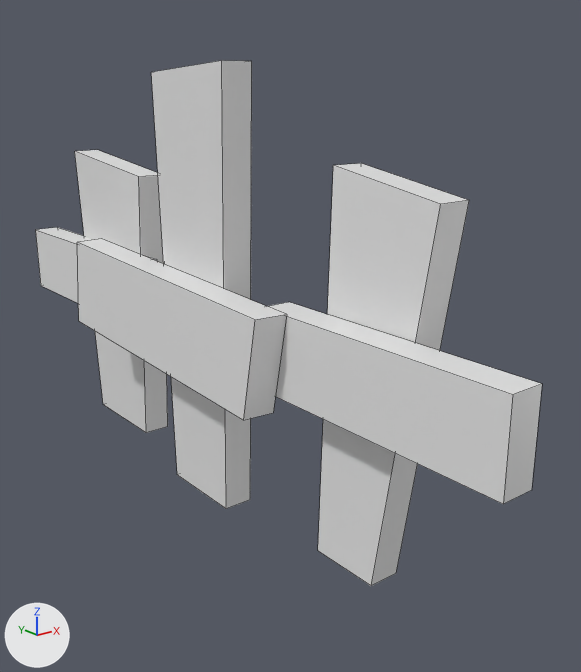
A saved change to the OBJ model Assets/Models/Fences/Wood Fence/Fence 1m Segment.obj.
Camera for both pictures: a camera (50 mm lens) standing at (-0.545, -0.866, 0.542) and looking at (0.078, -0.087, 0.23). The lights are fixed; the arrows at lower left show +X, +Y and +Z. The older version comes first. Mesh edges are drawn as thin lines. Where no turn or scale is listed for an object, it has been applied to the vertices.

The first picture shows 'Plancha', 'Plancha.001', 'Plancha.002', 'Transversal', 'Transversal.001', 'Transversal.002'.
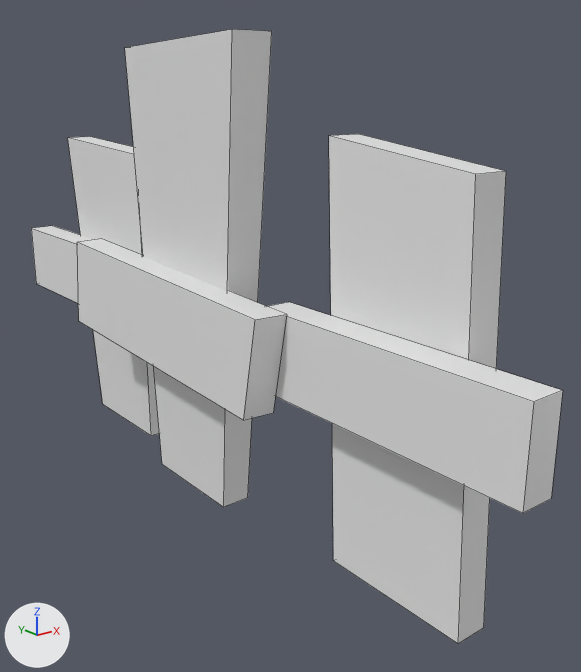
Boxes [x1, y1, x2, y2] around the edits, measured in the pictures (581 x 672 px):
'Plancha.001', reshaped (17% wider, 21% taller): before [318, 163, 469, 586]; after [329, 134, 506, 644]
'Plancha', reshaped (45% wider, 6% taller): before [151, 60, 252, 509]; after [125, 29, 272, 507]
'Transversal', rescaled (8% wider): before [267, 302, 542, 504]; after [267, 302, 563, 513]
'Plancha.002', reshaped: before [75, 150, 168, 433]; after [68, 137, 159, 436]

The change, as a diff of the scene's bpy script:
```diff
--- a/Assets/Models/Fences/Wood Fence/Fence 1m Segment.obj.py
+++ b/Assets/Models/Fences/Wood Fence/Fence 1m Segment.obj.py
@@ me_plancha @@
-me_plancha.from_pydata(...)  # 8 vertices, 6 faces; spans x -0.026..0.028, y -0.098..0.063, z 0.0..0.566
-me_plancha.vertices[0].co = (0.028, -0.063, 0.0)  # pixel (250, 499)
-me_plancha.vertices[1].co = (0.014, -0.098, 0.566)  # pixel (251, 61)
-me_plancha.vertices[2].co = (-0.012, -0.063, 0.0)  # pixel (226, 508)
-me_plancha.vertices[3].co = (-0.026, -0.098, 0.566)  # pixel (221, 60)
-me_plancha.vertices[4].co = (0.028, 0.063, 0.0)
-me_plancha.vertices[5].co = (0.014, 0.057, 0.556)
-me_plancha.vertices[6].co = (-0.012, 0.063, 0.0)  # pixel (177, 474)
-me_plancha.vertices[7].co = (-0.026, 0.057, 0.556)  # pixel (151, 72)
+me_plancha.from_pydata(...)  # 8 vertices, 6 faces; spans x -0.032..0.028, y -0.128..0.111, z 0.0..0.596
+# me_plancha part 1
+me_plancha.vertices[0].co = (0.028, -0.057, 0.0)  # pixel (247, 497)
+me_plancha.vertices[1].co = (0.02, -0.128, 0.596)  # pixel (271, 31)
+me_plancha.vertices[2].co = (-0.012, -0.057, 0.0)  # pixel (223, 507)
+me_plancha.vertices[3].co = (-0.032, -0.128, 0.596)  # pixel (232, 29)
+me_plancha.vertices[4].co = (0.028, 0.106, 0.0)
+me_plancha.vertices[5].co = (0.02, 0.111, 0.586)
+me_plancha.vertices[6].co = (-0.012, 0.106, 0.0)  # pixel (162, 464)
+me_plancha.vertices[7].co = (-0.032, 0.111, 0.586)  # pixel (124, 47)
 me_plancha.materials.append(mat_madera)
@@ me_plancha_001 @@
-me_plancha_001.from_pydata(...)  # 8 vertices, 6 faces; spans x 0.018..0.064, y -0.374..-0.216, z 0.0..0.461
-me_plancha_001.vertices[0].co = (0.058, -0.309, 0.0)  # pixel (396, 573)
-me_plancha_001.vertices[1].co = (0.064, -0.374, 0.437)  # pixel (469, 200)
-me_plancha_001.vertices[2].co = (0.018, -0.309, 0.0)  # pixel (371, 585)
-me_plancha_001.vertices[3].co = (0.024, -0.374, 0.437)  # pixel (440, 204)
-me_plancha_001.vertices[4].co = (0.058, -0.216, 0.0)
-me_plancha_001.vertices[5].co = (0.064, -0.226, 0.461)  # pixel (361, 163)
-me_plancha_001.vertices[6].co = (0.018, -0.216, 0.0)  # pixel (317, 550)
-me_plancha_001.vertices[7].co = (0.024, -0.226, 0.461)  # pixel (333, 165)
+me_plancha_001.from_pydata(...)  # 8 vertices, 6 faces; spans x 0.018..0.065, y -0.435..-0.22, z 0.0..0.491
+# me_plancha_001 part 2
+me_plancha_001.vertices[0].co = (0.058, -0.435, 0.0)  # pixel (483, 627)
+me_plancha_001.vertices[1].co = (0.065, -0.413, 0.467)  # pixel (506, 171)
+me_plancha_001.vertices[2].co = (0.018, -0.435, 0.0)  # pixel (458, 643)
+me_plancha_001.vertices[3].co = (0.023, -0.413, 0.467)  # pixel (475, 174)
+me_plancha_001.vertices[4].co = (0.058, -0.245, 0.0)
+me_plancha_001.vertices[5].co = (0.065, -0.22, 0.491)  # pixel (358, 134)
+me_plancha_001.vertices[6].co = (0.018, -0.245, 0.0)  # pixel (333, 560)
+me_plancha_001.vertices[7].co = (0.023, -0.22, 0.491)  # pixel (328, 135)
 me_plancha_001.materials.append(mat_madera)
@@ me_plancha_002 @@
-me_plancha_002.from_pydata(...)  # 8 vertices, 6 faces; spans x 0.011..0.065, y 0.174..0.383, z 0.0..0.439
-me_plancha_002.vertices[0].co = (0.065, 0.222, 0.0)  # pixel (167, 426)
-me_plancha_002.vertices[1].co = (0.051, 0.174, 0.416)
-me_plancha_002.vertices[2].co = (0.025, 0.222, 0.0)  # pixel (146, 432)
-me_plancha_002.vertices[3].co = (0.011, 0.174, 0.416)  # pixel (138, 176)
-me_plancha_002.vertices[4].co = (0.065, 0.378, 0.0)
-me_plancha_002.vertices[5].co = (0.051, 0.383, 0.439)  # pixel (97, 149)
-me_plancha_002.vertices[6].co = (0.025, 0.378, 0.0)  # pixel (103, 404)
-me_plancha_002.vertices[7].co = (0.011, 0.383, 0.439)  # pixel (74, 151)
+me_plancha_002.from_pydata(...)  # 8 vertices, 6 faces; spans x 0.011..0.065, y 0.175..0.405, z 0.0..0.459
+# me_plancha_002 part 3
+me_plancha_002.vertices[0].co = (0.065, 0.207, 0.0)
+me_plancha_002.vertices[1].co = (0.051, 0.175, 0.446)
+me_plancha_002.vertices[2].co = (0.025, 0.207, 0.0)  # pixel (151, 435)
+me_plancha_002.vertices[3].co = (0.011, 0.175, 0.446)
+me_plancha_002.vertices[4].co = (0.065, 0.379, 0.0)
+me_plancha_002.vertices[5].co = (0.051, 0.405, 0.459)  # pixel (90, 136)
+me_plancha_002.vertices[6].co = (0.025, 0.379, 0.0)  # pixel (102, 404)
+me_plancha_002.vertices[7].co = (0.011, 0.405, 0.459)  # pixel (67, 137)
 me_plancha_002.materials.append(mat_madera)
@@ me_transversal @@
-me_transversal.from_pydata(...)  # 8 vertices, 6 faces; spans x -0.02..0.02, y -0.5..-0.156, z 0.2..0.3
+me_transversal.from_pydata(...)  # 8 vertices, 6 faces; spans x -0.02..0.02, y -0.52..-0.156, z 0.2..0.3
+# me_transversal part 4: the whole mesh is scaled about its middle by (1, 1.06, 1), then moved by (0.0, -0.01, 0.0)
 me_transversal.materials.append(mat_madera)
```
